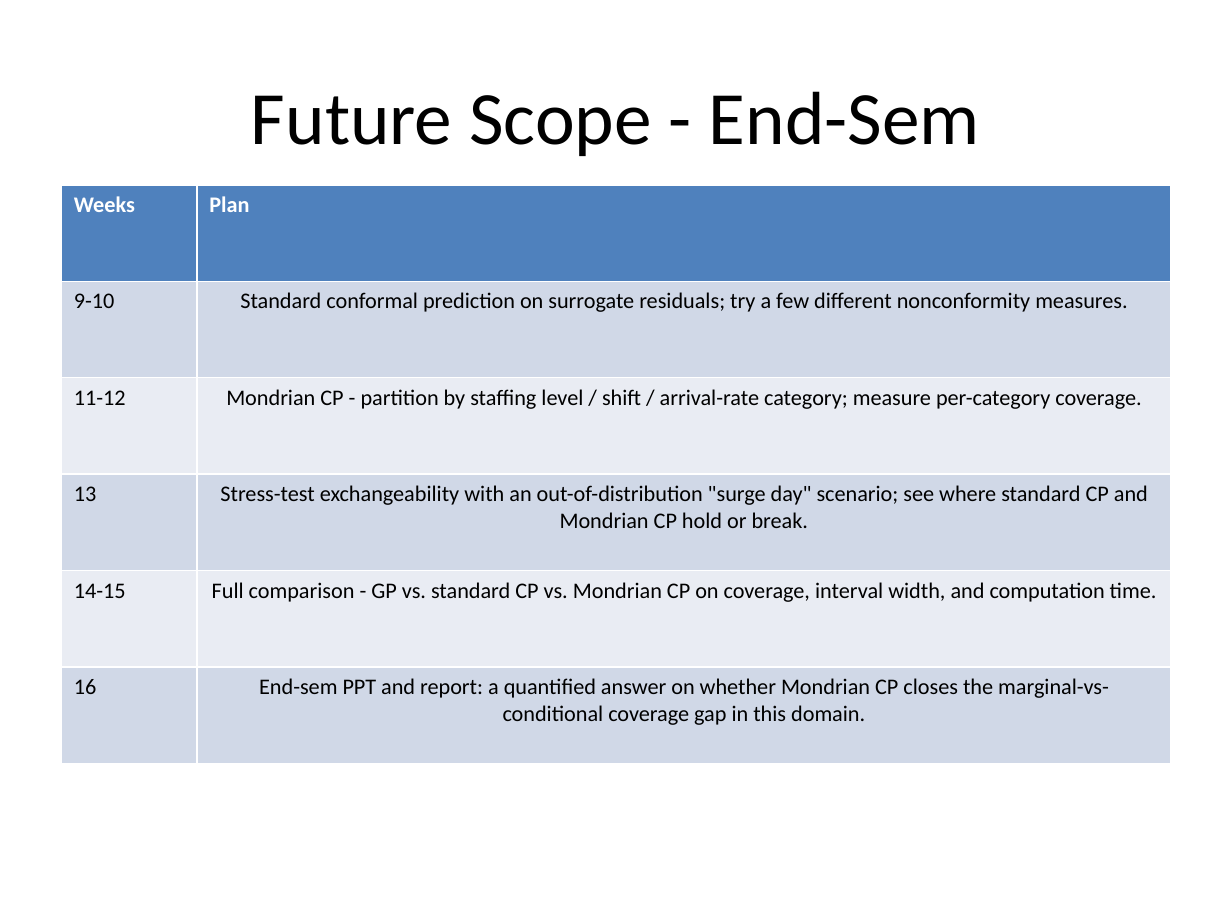
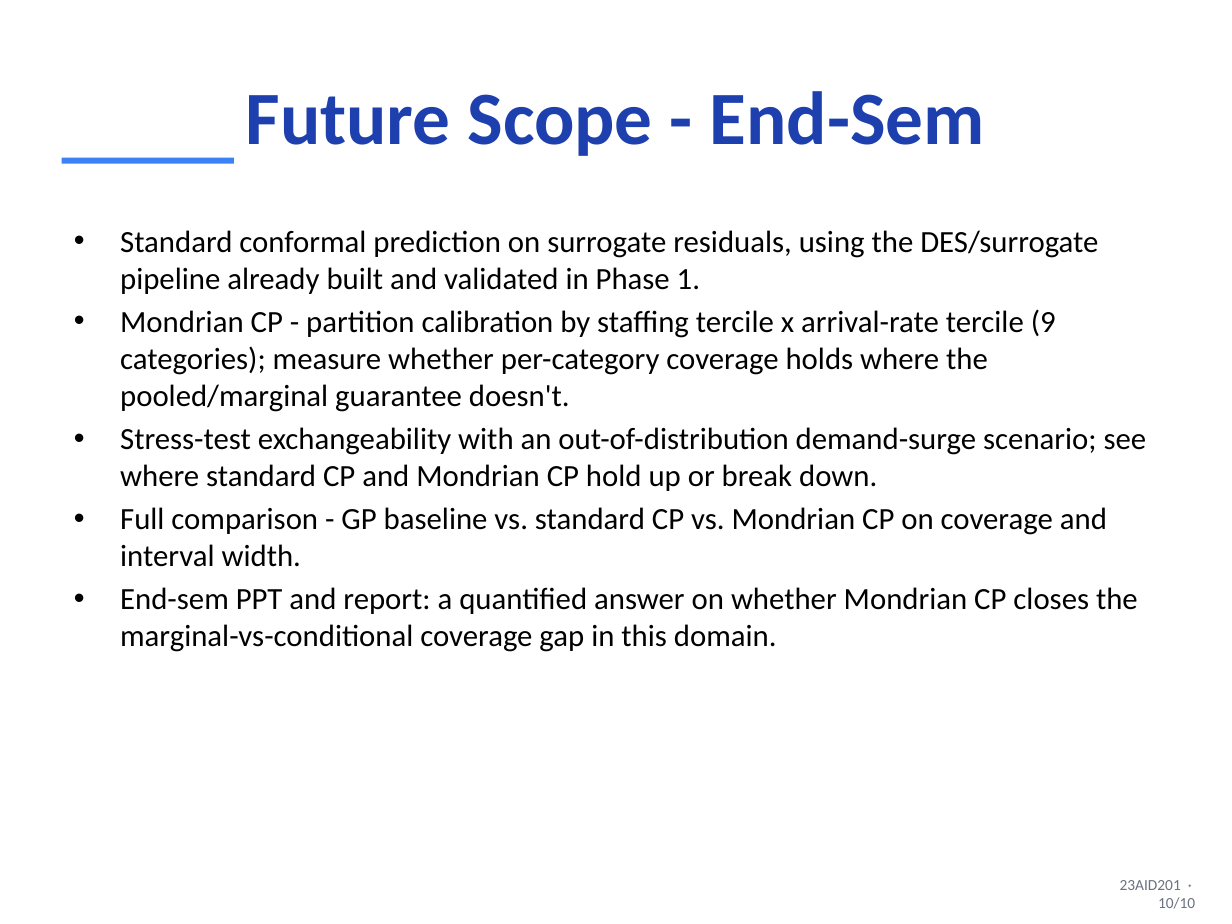
Before and after one commit to DUNE-ODYSSEY/Mondrian-Conformal-Prediction-On-Discrete-Event-Simulation, a slide deck: slide 10 of slides/mid_sem_presentation.pptx. Drawn at 1232x924 pixels with LibreOffice and Linux fonts; fonts in the diff are those of the drawing. Boxes give left, top, right and bottom in pixels: in the first picture for what was removed or moved away, otherwise in the second. Text is boxed around its words. In the diff, an @@ line names an element or a change of style, - is before the commit and + after.

Commit message:
Style mid-sem PPT to match other decks; trim lit review; simplify Future Scope
Visual: applies the same color palette used in zeroth_review.pptx /
full_project_results.pptx (dark navy title slide, accent-blue titles/table
headers/accent bars, slide-number footer) instead of PowerPoint's untouched
default theme.

Literature review slide: trimmed to a focused core set (20 papers, down
from 30) across the same 5 categories, while keeping all 10 real-dataset
cross-check papers in full, per instruction that dataset-related papers
must stay. Only this slide is trimmed - the book's actual literature
review (Chapter 2, all 40 papers) is unchanged.

Future Scope slide: dropped the week-number column entirely per feedback;
now a plain bullet list of planned work. Also fixed a factual mismatch
with the book found while syncing: two slides described Mondrian CP's
partition as "staffing level, shift, arrival-rate regime," but the actual
implementation and book only partition by staffing tercile x arrival-rate
tercile (2 covariates, 9 cells) - no separate "shift" dimension. Fixed on
both the Bridging Approach and Future Scope slides.

```diff
--- a/slides/mid_sem_presentation.pptx
+++ b/slides/mid_sem_presentation.pptx
@@ title "Future Scope - End-Sem" at [246, 91, 985, 156]: text colour #000000 to #1E40AF, bold on @@
@@ rectangle added at [62, 158, 234, 164], fill #3B82F6 @@
@@ table removed at [62, 185, 1170, 764], 6 rows, 2 columns @@
-Weeks | Plan
-9-10 | Standard conformal prediction on surrogate residuals; try a few different nonconformity measures.
-11-12 | Mondrian CP - partition by staffing level / shift / arrival-rate category; measure per-category coverage.
-13 | Stress-test exchangeability with an out-of-distribution "surge day" scenario; see where standard CP and Mondrian CP hold or break.
-14-15 | Full comparison - GP vs. standard CP vs. Mondrian CP on coverage, interval width, and computation time.
-16 | End-sem PPT and report: a quantified answer on whether Mondrian CP closes the marginal-vs-conditional coverage gap in this domain.
@@ text added at [120, 230, 1147, 652], 18 pt, text #000000 @@
+• Standard conformal prediction on surrogate residuals, using the DES/surrogate pipeline already built and validated in Phase 1.
+• Mondrian CP - partition calibration by staffing tercile x arrival-rate tercile (9 categories); measure whether per-category coverage holds where the pooled/marginal guarantee doesn't.
+• Stress-test exchangeability with an out-of-distribution demand-surge scenario; see where standard CP and Mondrian CP hold up or break down.
+• Full comparison - GP baseline vs. standard CP vs. Mondrian CP on coverage and interval width.
+• End-sem PPT and report: a quantified answer on whether Mondrian CP closes the marginal-vs-conditional coverage gap in this domain.
@@ text added at [1120, 880, 1195, 909], 9 pt, text #6B7280 @@
+23AID201 · 10/10
```
Also in this commit, not shown: 9 other slides changed, 1 other file.
